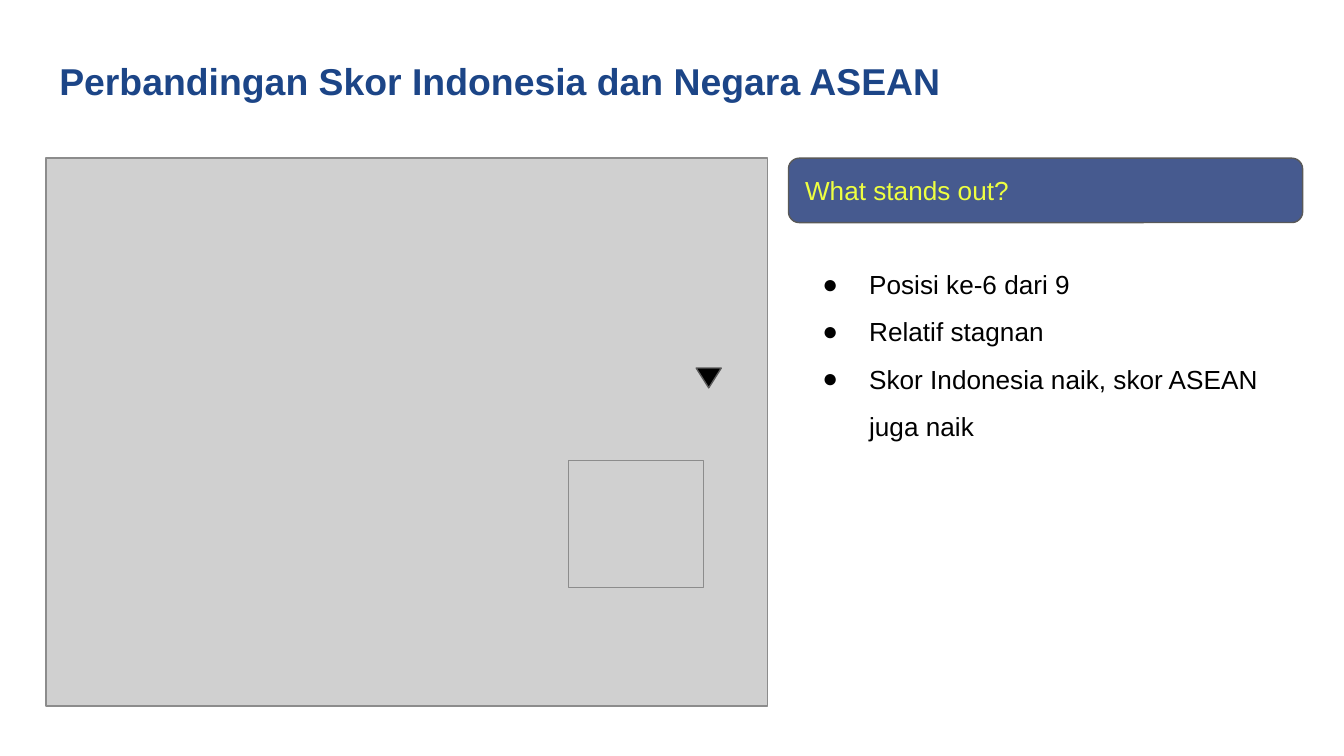
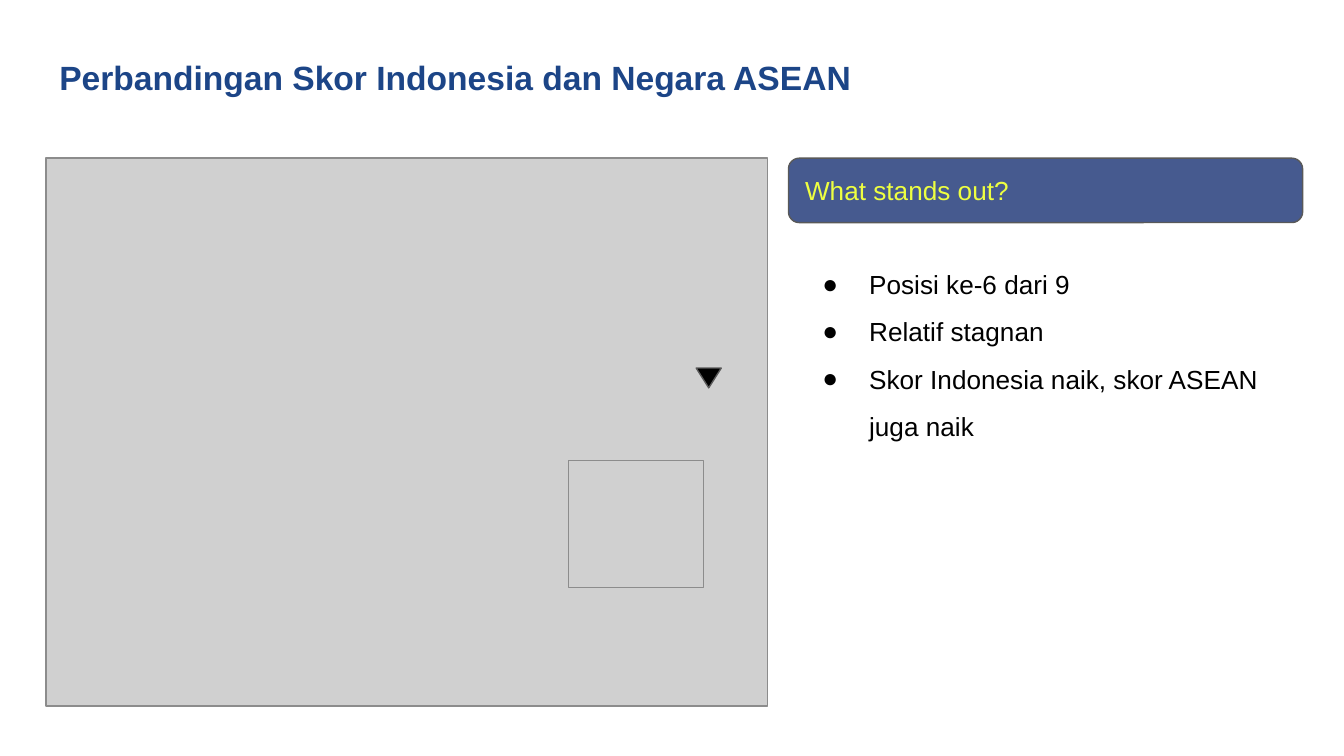
Before and after one commit to innarnadiar/indowhr, a slide deck: slide 4 of Analysis WHR_Innar.pptx. Drawn at 1344x756 pixels with LibreOffice and Linux fonts; fonts in the diff are those of the drawing; grey boxes stand for pictures. Boxes give left, top, right and bottom in pixels: in the first picture for what was removed or moved away, otherwise in the second. Text is boxed around its words. In the diff, an @@ line names an element or a change of style, - is before the commit and + after.

```diff
--- a/Analysis WHR_Innar.pptx
+++ b/Analysis WHR_Innar.pptx
@@ title "Perbandingan Skor Indonesia dan Negara ..." at (x1=59, y1=65, x2=851, y2=96): size 20 to 18 pt @@
```
Also in this commit, not shown: 6 other slides changed.
